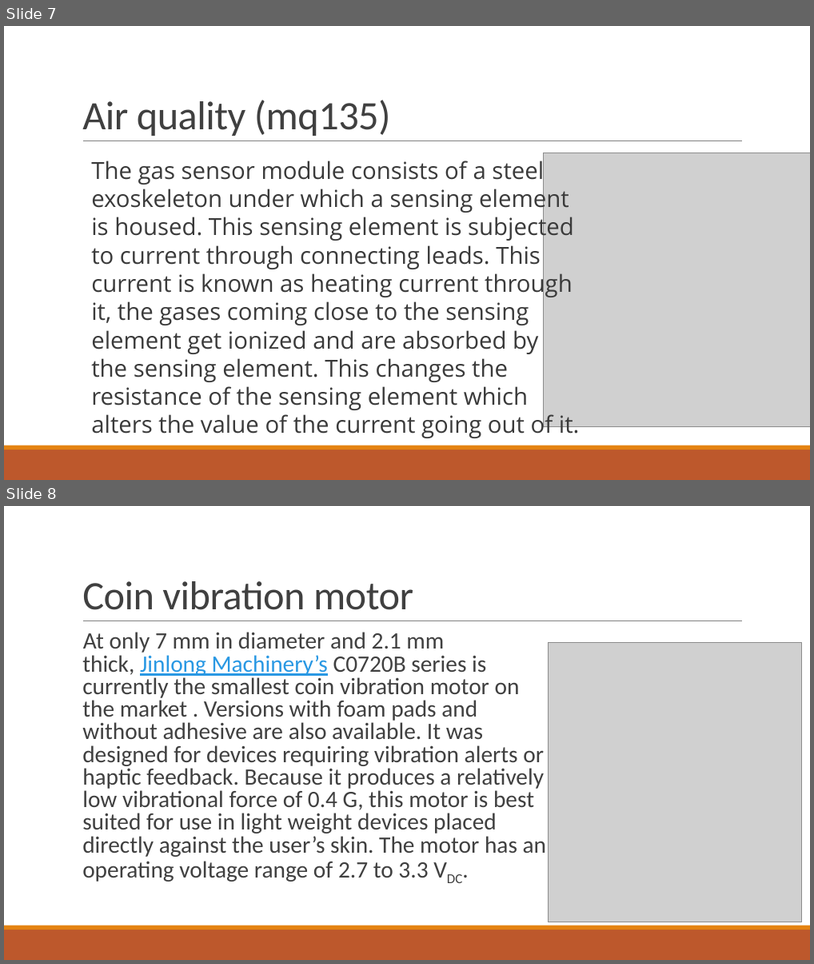
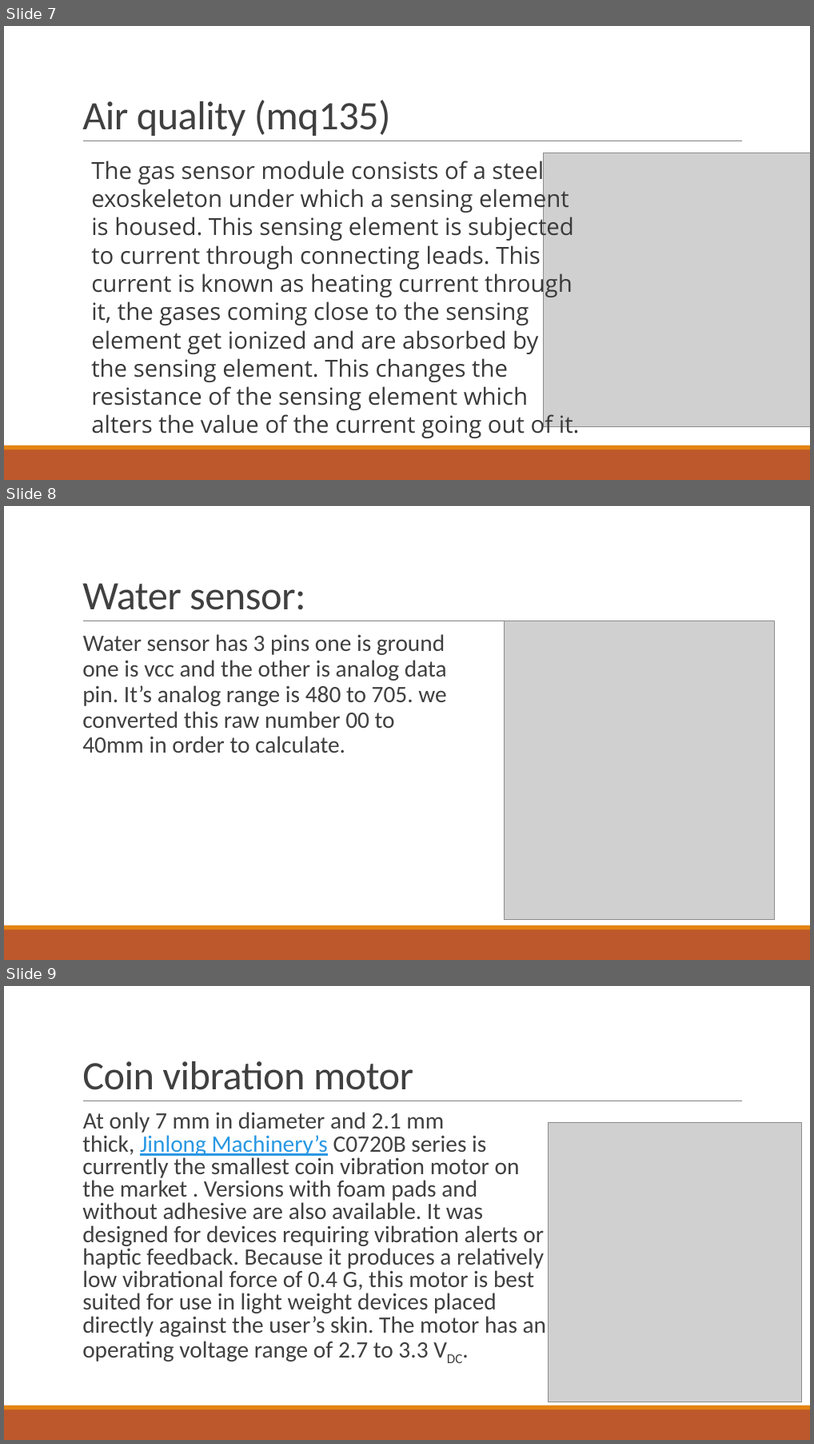
Before and after one commit to Tushar-Faroque/Mini-weather-station-using-Arduino-uno, a slide deck: 299presentation.pptx. Shown one above the other, each under a label of ours: slides 7 and 8 before the commit, slides 7, 8 and 9 after it. The pictures are 814x964 and 814x1444 pixels, drawn with LibreOffice and Linux fonts; fonts in the diff are those of the drawing; grey boxes stand for pictures. Boxes give left, top, right and bottom in pixels: in the first picture for what was removed or moved away, otherwise in the second. Text is boxed around its words. In the diff, an @@ line names an element or a change of style, - is before the commit and + after.

Commit message:
modified the presentation slides

```diff
--- a/299presentation.pptx
+++ b/299presentation.pptx
@@ slide 8 added at (4,506,810,960), background #FFFFFF; not listed: 3 template elements that a slide beside it also shows @@
@@ title added at (82,583,306,610), 48 pt, text #404040 @@
+Water sensor:
@@ picture added at (505,621,775,919) @@
@@ text added at (82,634,447,752), 28 pt, text #404040 @@
+  Water sensor has 3 pins one is ground one is vcc and the other is analog data pin. It’s analog range is 480 to 705. we converted this raw number 00 to 40mm in order to calculate.
@@ what was slide 8 is now slide 9 @@
```
